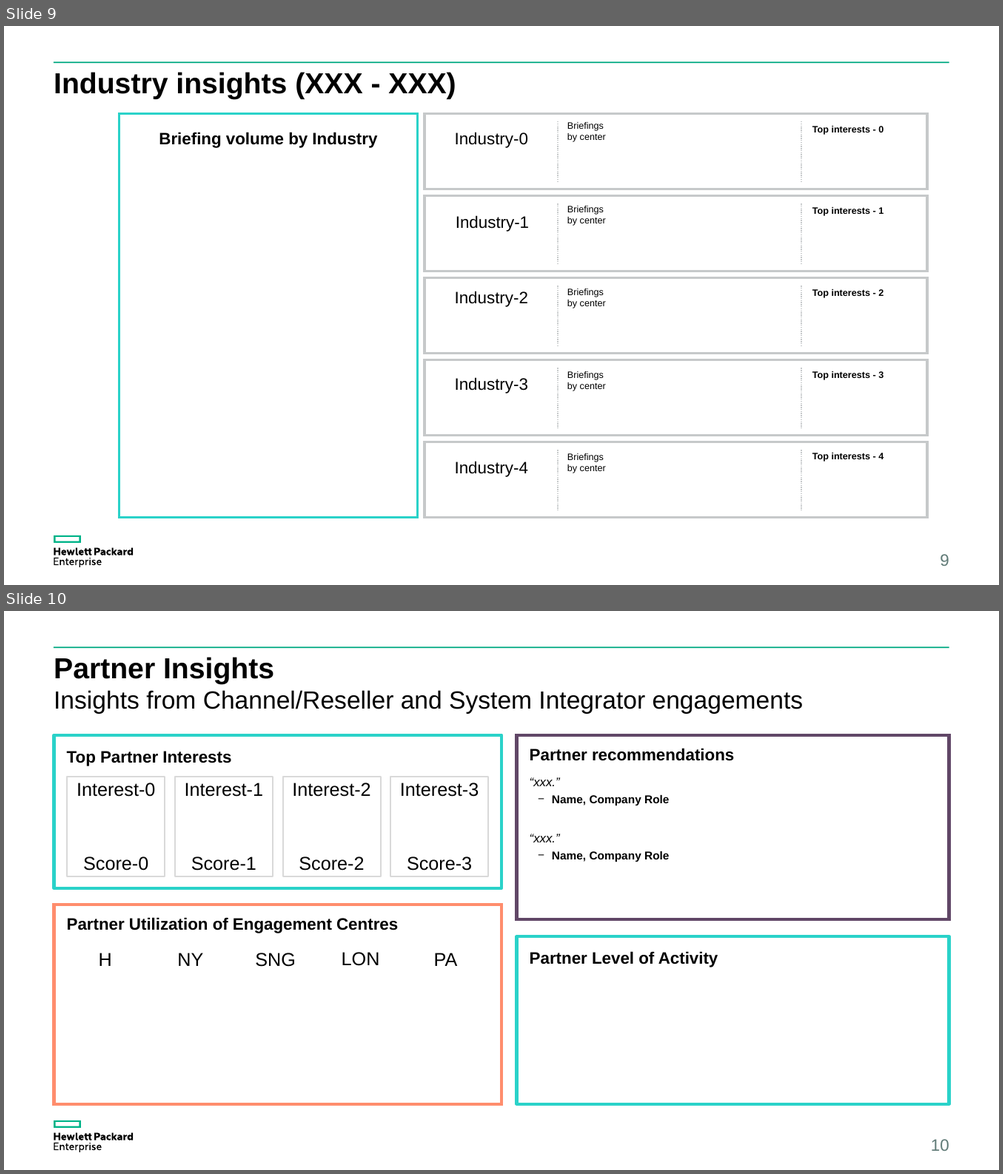
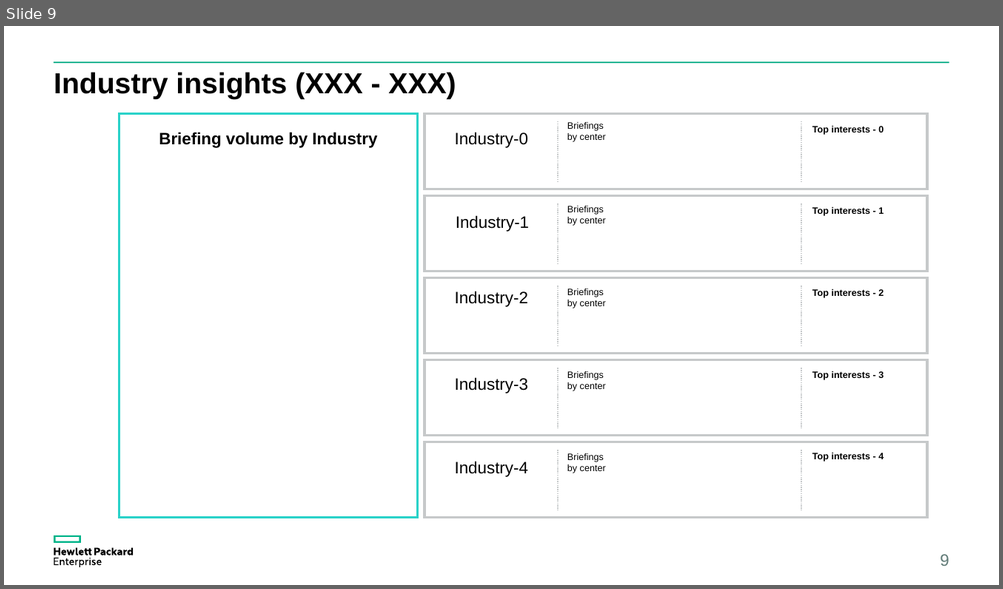
Before and after one commit to clivemeister/excel_to_ppt, a slide deck: GCA_Customer_Insights_Month-Year.pptx. Shown one above the other, each under a label of ours: slides 9 and 10 before the commit, slide 9 after it. The pictures are 1003x1174 and 1003x589 pixels, drawn with LibreOffice and Linux fonts; fonts in the diff are those of the drawing. Boxes give left, top, right and bottom in pixels: in the first picture for what was removed or moved away, otherwise in the second. Text is boxed around its words. In the diff, an @@ line names an element or a change of style, - is before the commit and + after.

Commit message:
Changed Partner slide (slide 10) to remove new pie charts, move the wordcloud up and recolour the wordcloud using randomly selected colours from the HPE colour list, and to reduce the list of Partner Top Interests down to three.

```diff
--- a/GCA_Customer_Insights_Month-Year.pptx
+++ b/GCA_Customer_Insights_Month-Year.pptx
@@ slide 10 removed at (x1=4, y1=611, x2=999, y2=1170), background #FFFFFF; not listed: 3 template elements that a slide beside it also shows @@
@@ title removed at (x1=54, y1=657, x2=274, y2=684) @@
-Partner Insights
@@ text removed at (x1=54, y1=690, x2=803, y2=714) @@
-Insights from Channel/Reseller and System Integrator engagements
@@ rectangle removed at (x1=54, y1=735, x2=502, y2=889) @@
-Top Partner Interests
@@ rectangle removed at (x1=517, y1=735, x2=948, y2=920) @@
-Partner recommendations
-“xxx.”
-− Name, Company Role
-“xxx.”
-− Name, Company Role
@@ rectangle removed at (x1=68, y1=777, x2=165, y2=877) @@
@@ text removed at (x1=77, y1=783, x2=155, y2=797) @@
-Interest-0
@@ rectangle removed at (x1=175, y1=777, x2=273, y2=877) @@
@@ text removed at (x1=185, y1=783, x2=263, y2=797) @@
-Interest-1
@@ rectangle removed at (x1=283, y1=777, x2=381, y2=877) @@
@@ text removed at (x1=292, y1=783, x2=370, y2=797) @@
-Interest-2
@@ rectangle removed at (x1=390, y1=777, x2=488, y2=877) @@
@@ text removed at (x1=400, y1=783, x2=478, y2=797) @@
-Interest-3
@@ text removed at (x1=83, y1=857, x2=148, y2=871) @@
-Score-0
@@ text removed at (x1=191, y1=857, x2=256, y2=871) @@
-Score-1
@@ text removed at (x1=299, y1=857, x2=364, y2=871) @@
-Score-2
@@ text removed at (x1=407, y1=857, x2=472, y2=871) @@
-Score-3
@@ rectangle removed at (x1=54, y1=905, x2=502, y2=1105) @@
-Partner Utilization of Engagement Centres
@@ rectangle removed at (x1=517, y1=937, x2=948, y2=1105) @@
-Partner Level of Activity
@@ text removed at (x1=99, y1=953, x2=112, y2=966) @@
-H
@@ text removed at (x1=177, y1=953, x2=203, y2=966) @@
-NY
@@ text removed at (x1=255, y1=953, x2=296, y2=967) @@
-SNG
@@ text removed at (x1=341, y1=952, x2=380, y2=966) @@
-LON
@@ text removed at (x1=434, y1=953, x2=458, y2=966) @@
-PA
@@ page number removed at (x1=930, y1=1139, x2=949, y2=1151) @@
-10
```
Also in this commit, not shown: 1 slide added, 1 other file.
